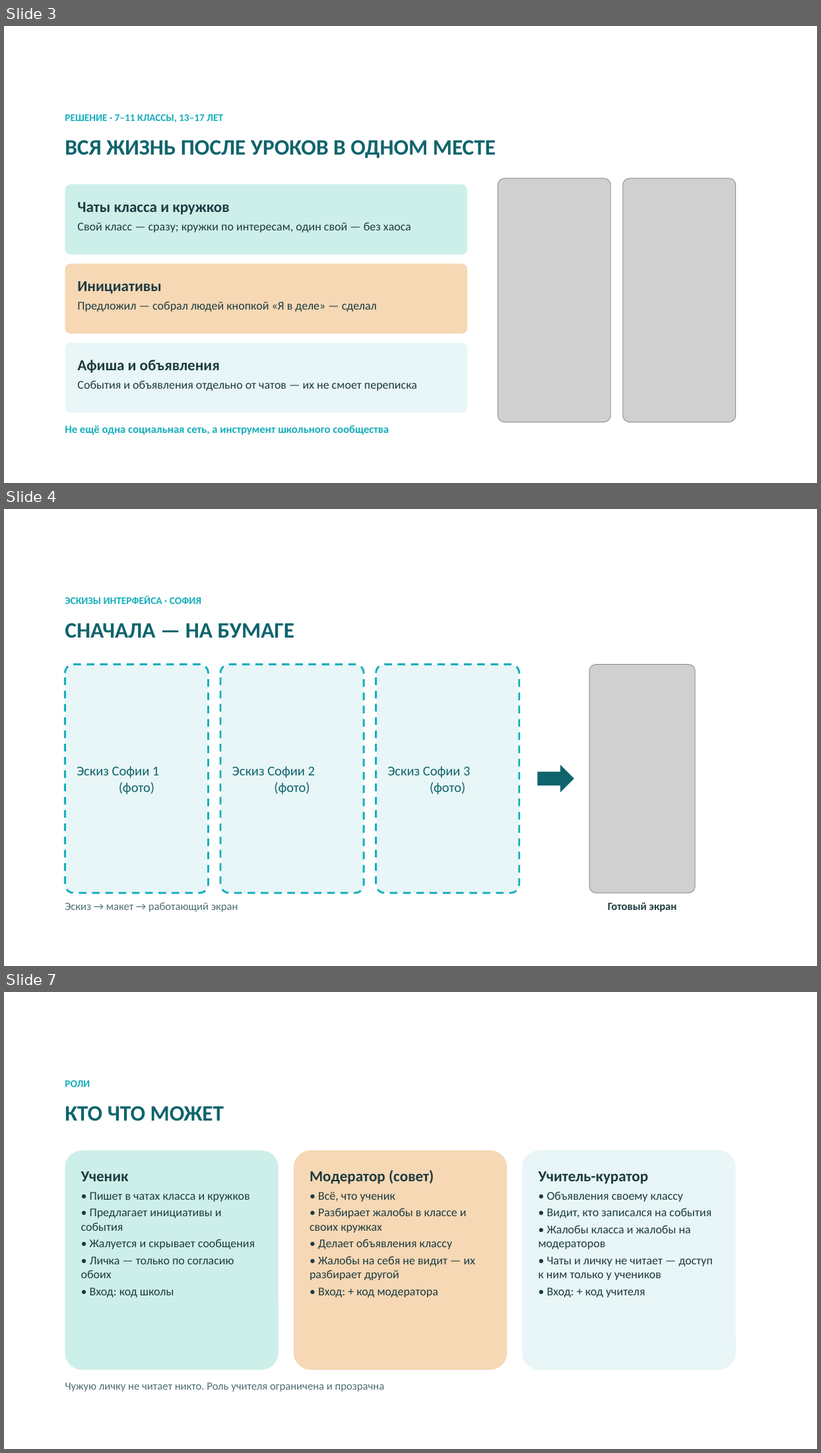
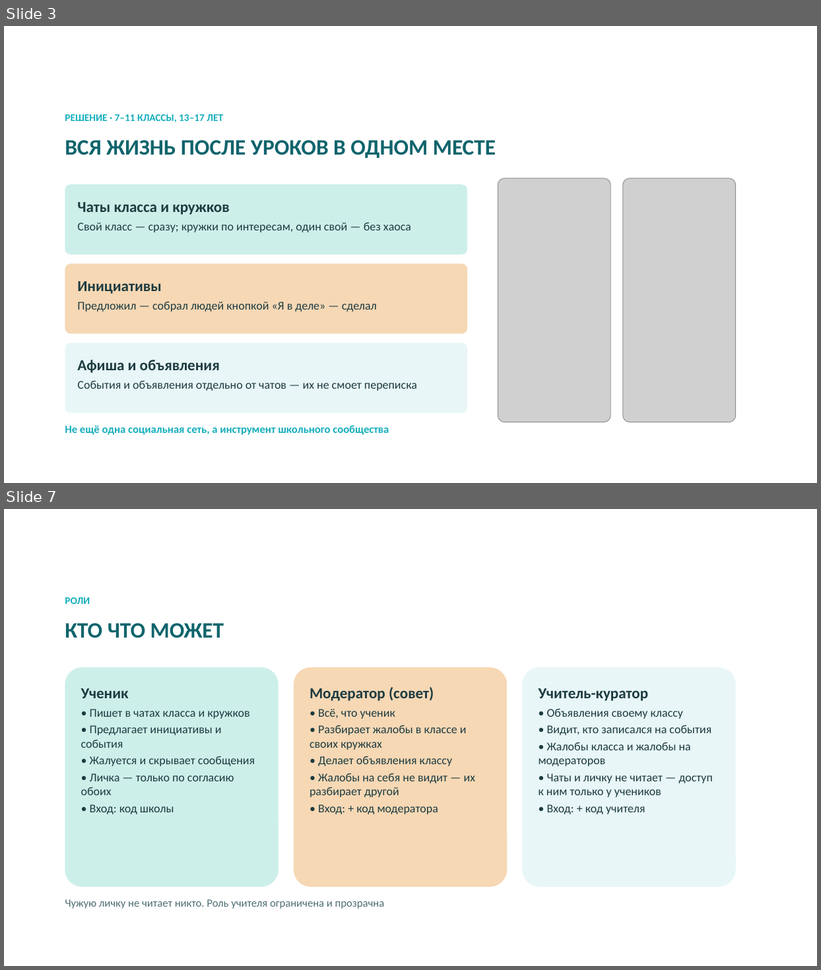
Before and after one commit to bnhogpad228/school-app, a slide deck: presentation/shkolny-dvor-SK-sreda.pptx. Shown one above the other, each under a label of ours: slides 3, 4 and 7 before the commit, slides 3 and 7 after it; the slides between them are not shown. The pictures are 821x1453 and 821x970 pixels, drawn with LibreOffice and Linux fonts; fonts in the diff are those of the drawing; grey boxes stand for pictures; background and template pictures are left out. Boxes give left, top, right and bottom in pixels: in the first picture for what was removed or moved away, otherwise in the second. Text is boxed around its words. In the diff, an @@ line names an element or a change of style, - is before the commit and + after.

```diff
--- a/presentation/shkolny-dvor-SK-sreda.pptx
+++ b/presentation/shkolny-dvor-SK-sreda.pptx
@@ slide 4 removed at (4,509,817,966), background picture (left out) @@
@@ text removed at (65,595,202,604) @@
-ЭСКИЗЫ ИНТЕРФЕЙСА · СОФИЯ
@@ text removed at (65,623,294,638) @@
-СНАЧАЛА — НА БУМАГЕ
@@ rounded rectangle removed at (65,665,209,893) @@
-Эскиз Софии 1
-(фото)
@@ rounded rectangle removed at (220,665,364,893) @@
-Эскиз Софии 2
-(фото)
@@ rounded rectangle removed at (376,665,519,893) @@
-Эскиз Софии 3
-(фото)
@@ picture removed at (589,665,695,893) @@
@@ right arrow removed at (538,765,574,793) @@
@@ text removed at (65,902,238,912) @@
-Эскиз → макет → работающий экран
@@ text removed at (608,902,677,912) @@
-Готовый экран
```
Also in this commit, not shown: 1 slide changed, 1 slide added, 4 other files.
